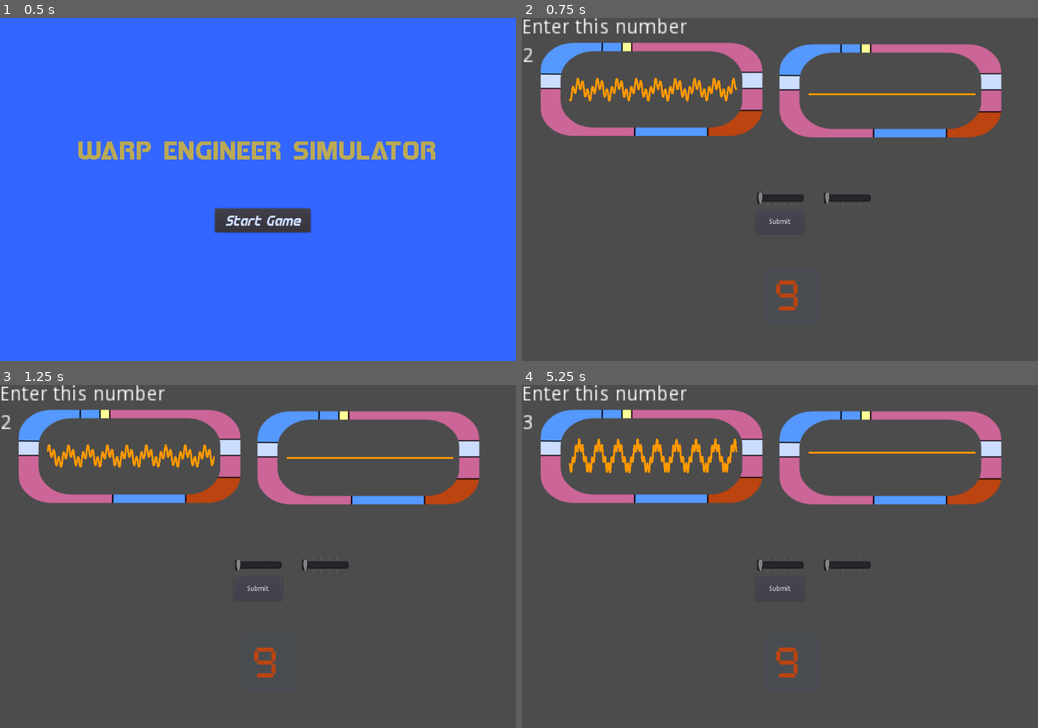
Above: before the commit, frames 1-4 (two rows, left to right).
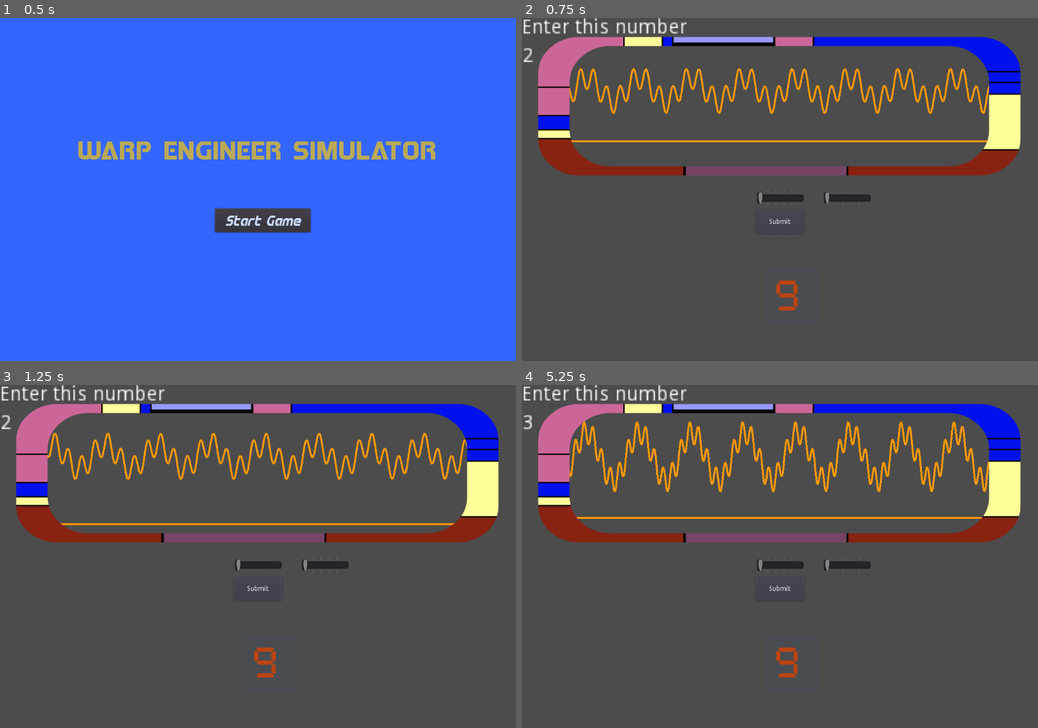
Above: after the commit, the same moments.

Repository: squiggle-at-squiggle/LDJam49
Game: Godot game, scene res://Scenes/Main.tscn
The game is run twice, just before and just after one commit, with the same random seed, the same clock (stepped at 60 frames per second) and the same inputs.
Inputs:
- Up to frame 1 (0.5 s): no input
- Up to frame 2 (0.75 s): click "Start Game" at 0.5 s
- Up to frame 3 (1.25 s): no input
- Up to frame 4 (5.25 s): click "Submit" at 1.25 s; click "Submit" at 2 s; click "Submit" at 2.75 s; tap Enter at 3.5 s; tap Space at 4.25 s; click "Start Game" at 5 s

Frame 1 is identical in both runs. In frame 2, 18% of the frame differs, in the area x 3-97%, y 5-46%; in frame 3, 18%; in frame 4, 19%.

Commit message:
new viewbox

Diff:
--- a/Code/EngineGraph.gd
+++ b/Code/EngineGraph.gd
@@ -11,7 +11,7 @@
 	update()
 
 func _process(delta):
-	t = t + (delta * 5)
+	t = t + (delta * 3)
 	update()
 
 func _draw():
@@ -28,8 +28,8 @@
 	# Choose graph dimensions and scales:
 	# In pixels on screen
 	var pixel_xmin = 0.0
-	var pixel_xmax = 350.0
-	var pixel_ymin = 50.0 # in Godot 2D, Y axis points down, but we want up
+	var pixel_xmax = 950.0
+	var pixel_ymin = 100.0 # in Godot 2D, Y axis points down, but we want up
 	var pixel_ymax = 0.0
 	# Graph area
 	var xmin = -4.0
--- a/Scenes/ControlPanel.tscn
+++ b/Scenes/ControlPanel.tscn
@@ -1,7 +1,8 @@
-[gd_scene load_steps=4 format=2]
+[gd_scene load_steps=5 format=2]
 
 [ext_resource path="res://Code/ControlPanel.gd" type="Script" id=1]
 [ext_resource path="res://Scenes/SliderOne.tscn" type="PackedScene" id=2]
+[ext_resource path="res://Art/lcars-viewbox-2.png" type="Texture" id=3]
 [ext_resource path="res://Scenes/PlayerScreen.tscn" type="PackedScene" id=4]
 
 [node name="ControlPanel" type="CanvasLayer"]
@@ -46,7 +47,7 @@
 margin_bottom = -308.376
 
 [node name="PlayerScreen" parent="Control" instance=ExtResource( 4 )]
-position = Vector2( 600, 125 )
+position = Vector2( 75, 225 )
 
 [node name="SliderOne2" parent="Control" instance=ExtResource( 2 )]
 margin_left = 630.5
@@ -54,6 +55,11 @@
 margin_right = -324.5
 margin_bottom = -308.0
 
+[node name="Sprite" type="Sprite" parent="."]
+position = Vector2( 536.5, 185 )
+scale = Vector2( 0.854167, 0.7575 )
+texture = ExtResource( 3 )
+
 [connection signal="pressed" from="Control/Submit" to="." method="_on_Submit_pressed"]
 [connection signal="changed" from="Control/SliderOne" to="." method="_on_SliderOne_changed"]
 [connection signal="changed" from="Control/SliderOne2" to="." method="_on_SliderOne2_changed"]
--- a/Scenes/EngineGraph.tscn
+++ b/Scenes/EngineGraph.tscn
@@ -1,12 +1,6 @@
-[gd_scene load_steps=3 format=2]
+[gd_scene load_steps=2 format=2]
 
 [ext_resource path="res://Code/EngineGraph.gd" type="Script" id=1]
-[ext_resource path="res://Art/lcars-viewbox1.png" type="Texture" id=2]
 
 [node name="EngineGraph" type="Node2D"]
 script = ExtResource( 1 )
-
-[node name="Sprite" type="Sprite" parent="."]
-position = Vector2( 170, 25 )
-scale = Vector2( 1.2, 1 )
-texture = ExtResource( 2 )
--- a/Scenes/Puzzle.tscn
+++ b/Scenes/Puzzle.tscn
@@ -27,4 +27,4 @@
 }
 
 [node name="EngineGraph" parent="." instance=ExtResource( 2 )]
-position = Vector2( 100, 125 )
+position = Vector2( 75, 100 )
Binary file added: Art/lcars-viewbox-2.png
Not shown, added: Art/lcars-viewbox-2.png.import
